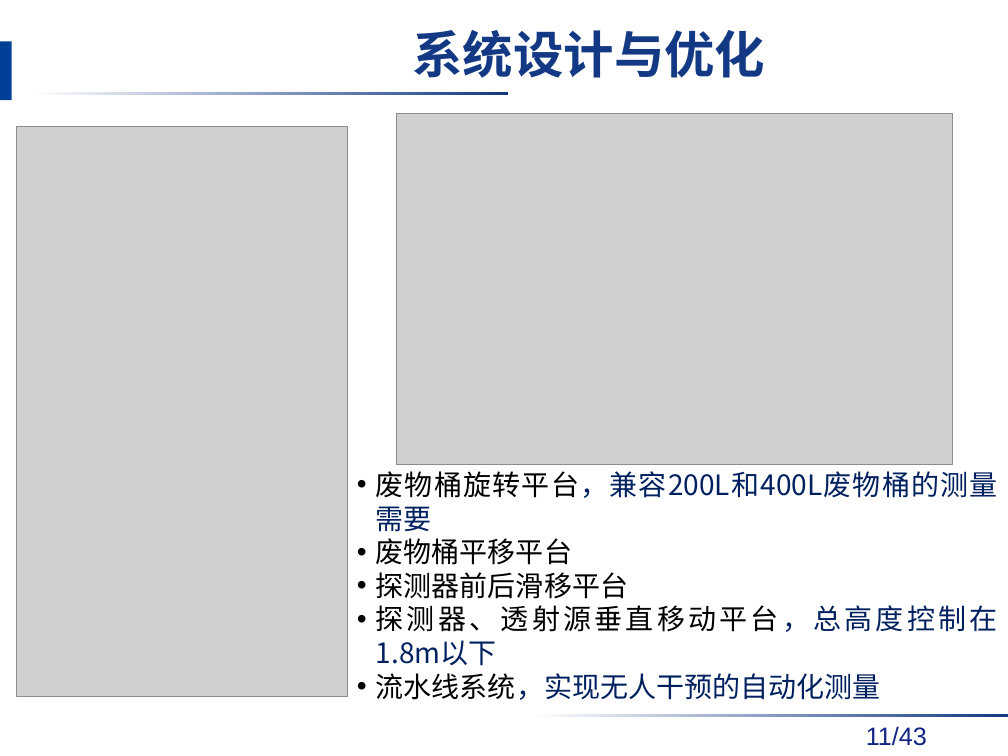
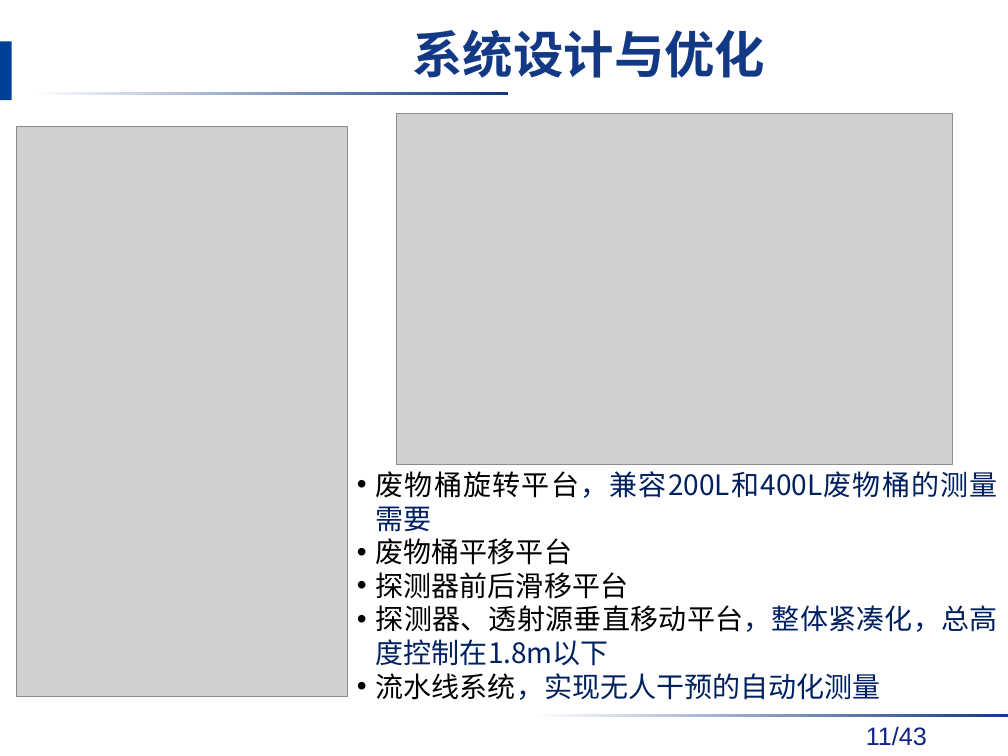
Before and after one commit to danxibao/NDAPapers, a slide deck: slide 11 of 答辩/毕业答辩报告v2-饶开源.pptx. Drawn at 1008x756 pixels with LibreOffice and Linux fonts; fonts in the diff are those of the drawing; grey boxes stand for pictures; background and template pictures are left out. Boxes give left, top, right and bottom in pixels: in the first picture for what was removed or moved away, otherwise in the second. Text is boxed around its words. In the diff, an @@ line names an element or a change of style, - is before the commit and + after.

```diff
--- a/答辩/毕业答辩报告v2-饶开源.pptx
+++ b/答辩/毕业答辩报告v2-饶开源.pptx
@@ text at bbox=[376, 605, 998, 666]: text changed; text colour #000000 to #002060 @@
-• 探测器、透射源垂直移动平台，总高度控制在1.8m以下
+• 探测器、透射源垂直移动平台，整体紧凑化，总高度控制在1.8m以下
```
Also in this commit, not shown: 19 other slides changed, 2 slides added.
